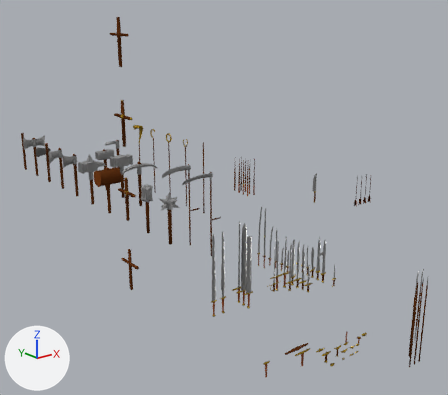
Two versions of the Blender file resources/meshes/items/weapons.blend, one commit apart.
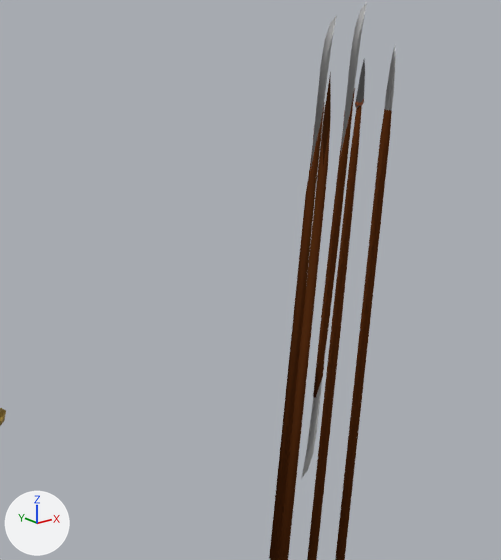
The first picture shows the older version from a camera (50 mm lens) standing at (-4.86, -6.86, 2.67) and looking at (0.6, -0.04, -0.06). The close-ups show both versions on the part from 82% to 99% of the width and 68% to 90% of the height of that picture; other places that the commit changed are outside them. The lights are fixed; the arrows at lower left show +X, +Y and +Z.

Names of what the first close-up shows: 'daulaif01', 'glaive01', 'spear01', 'spear02', 'spear03'.
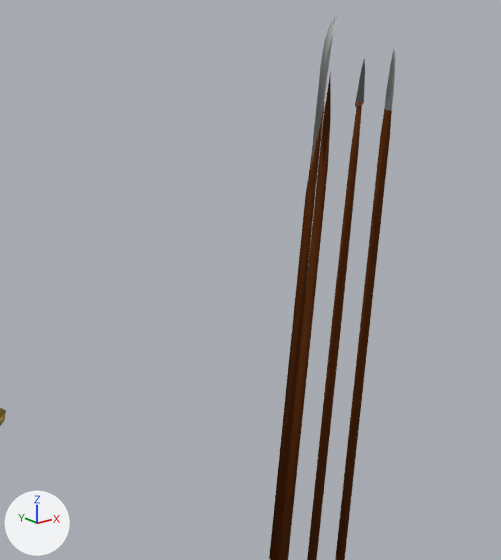
The change in detail:
Object 'daulaif01' (ob_daulaif01) is now hidden.

Pixel boxes [x1, y1, x2, y2] of what changed, in the close-ups (501 x 560 px):
'daulaif01', hidden
    before: [301, 2, 367, 479]
